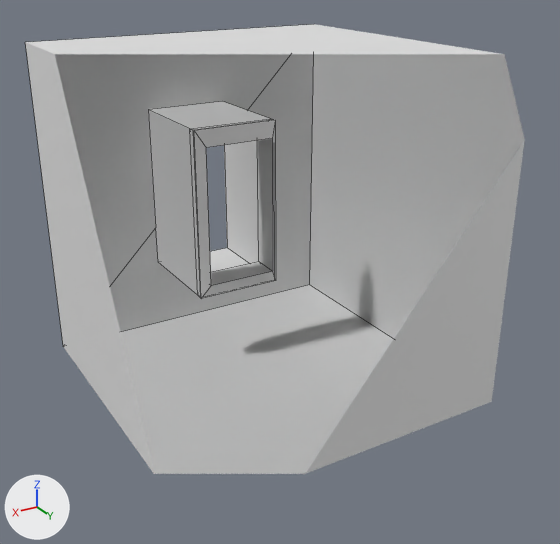
One commit to the Blender file Models/Portal/360_sphere_middle_2.blend: the scene before it, then after it.
The view is the same before and after, from a camera (50 mm lens) standing at (6.62, 11.65, 4.81) and looking at (-0.1, 0.45, -0.79). Every picture has the same lights, and +X, +Y and +Z are marked at lower left. Mesh edges are drawn as thin lines. Everything nearer to the camera than a plane just in front of the edit is cut away.
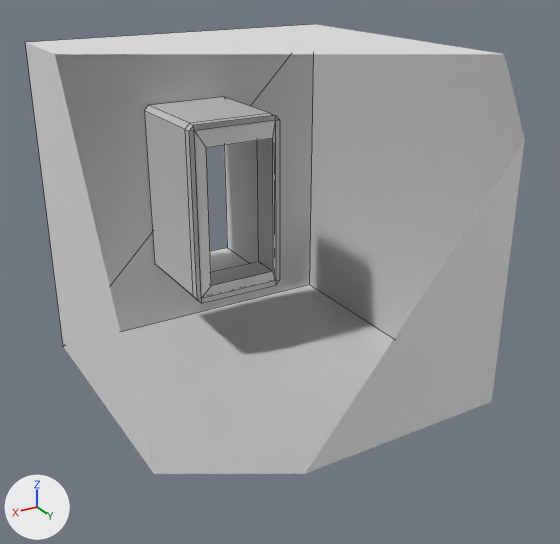
Commit message: middle 2.1

The change in detail:
me_cube_002 is used by ob_cube_001; location (0.01, -3.57, 0.0); rotation (0.0, 0.0, 1.571), in degrees (0, 0, 90); scale (0.108, 0.672, 1.32).
me_cube_002 had 16 vertices, 16 faces and spanned x 20.69..25.74, y -1.25..1.25, z -1.25..1.25.
me_cube_002 now has 40 vertices, 44 faces and spans x 4.73..25.74, y -1.4..1.4, z -1.33..1.33.
Part 1, on me_cube_002:
4 faces are deleted.
18 vertices are added at x 4.73..24.35, y -1.4..1.4, z -1.33..1.33.
6 new vertices lie (-17.96, 0.0, 0.0) away from vertices in x 22.69, y -1.4..1.4, z -1.25..1.33.
32 new faces join them.

Changed parts and their boxes [x1, y1, x2, y2] in the pictures (560 x 544 px):
'Cube.001', reshaped (59% wider, 14% taller)
    before: [191, 119, 276, 299]
    after: [144, 97, 280, 303]
part 1 of me_cube_002, built on
    before: [191, 119, 273, 297]
    after: [144, 97, 280, 303]
